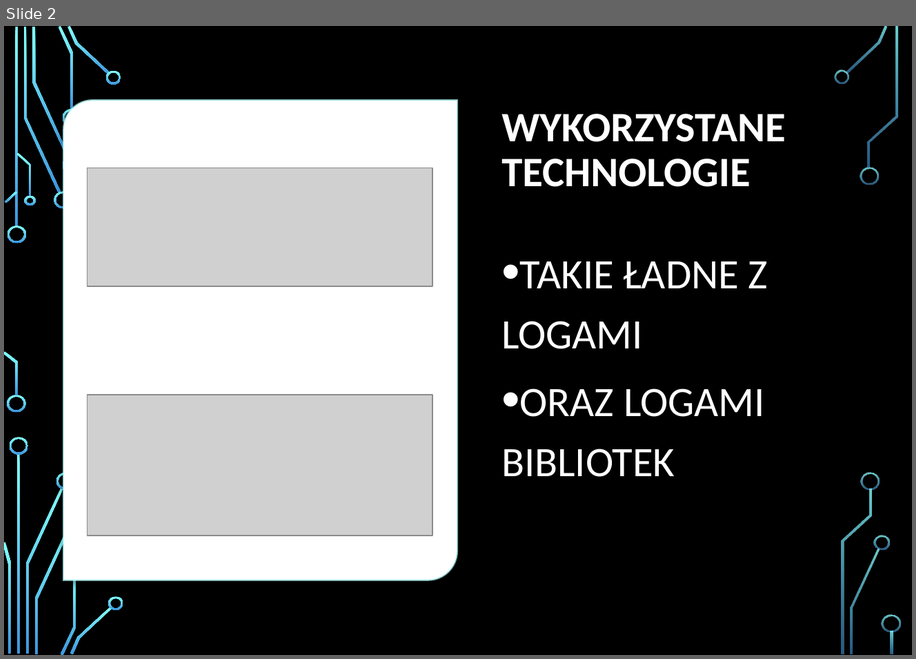
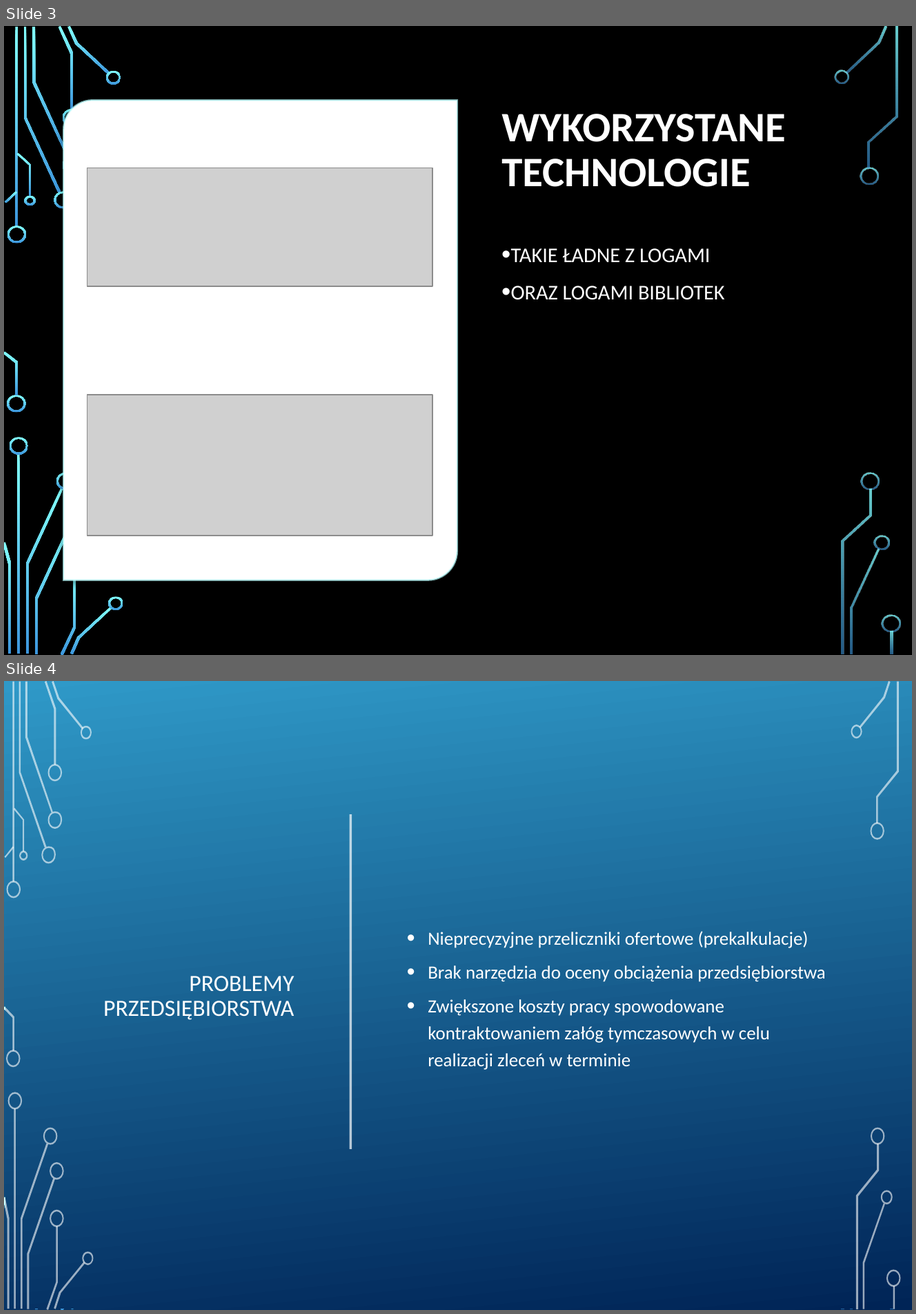
Before and after one commit to wszczawinski/DS_final_project, a slide deck: Analiza obciążenia przedsiębiorstwa produkcyjnego.pptx. Shown one above the other, each under a label of ours: slide 2 before the commit, slides 3 and 4 after it. The pictures are 916x659 and 916x1314 pixels, drawn with LibreOffice and Linux fonts; fonts in the diff are those of the drawing; grey boxes stand for pictures; background and template pictures are left out. Boxes give left, top, right and bottom in pixels: in the first picture for what was removed or moved away, otherwise in the second. Text is boxed around its words. In the diff, an @@ line names an element or a change of style, - is before the commit and + after.

```diff
--- a/Analiza obciążenia przedsiębiorstwa produkcyjnego.pptx
+++ b/Analiza obciążenia przedsiębiorstwa produkcyjnego.pptx
@@ slide 4 added at (4, 681, 912, 1310), background picture (left out); not listed: 36 template elements that a slide beside it also shows @@
@@ rectangle added at (5, 681, 912, 1308), fill gradient #3198C9 to #002456 @@
@@ line added from (351, 814) to (351, 1149), #FFFFFF 2 pt @@
@@ text added at (428, 931, 826, 1069), 16 pt, text #FFFFFF @@
+• Nieprecyzyjne przeliczniki ofertowe (prekalkulacje)
+• Brak narzędzia do oceny obciążenia przedsiębiorstwa
+• Zwiększone koszty pracy spowodowane kontraktowaniem załóg tymczasowych w celu realizacji zleceń w terminie
@@ title added at (103, 976, 294, 1020), 20 pt, text #FFFFFF @@
+PROBLEMY PRZEDSIĘBIORSTWA
@@ group added at (4, 681, 94, 1310): 24 freeform shapes, 2 rectangles @@
@@ group added at (851, 681, 901, 1309): 9 freeform shapes, 1 rectangle @@
@@ what was slide 2 is now slide 3 @@
@@ slide 3 changed as well @@
@@ text "TAKIE ŁADNE Z LOGAMI" at (511, 248, 725, 300): size 36 to 18 pt @@
```
Also in this commit, not shown: 3 other slides changed, 8 other slides added, 1 slide removed.
